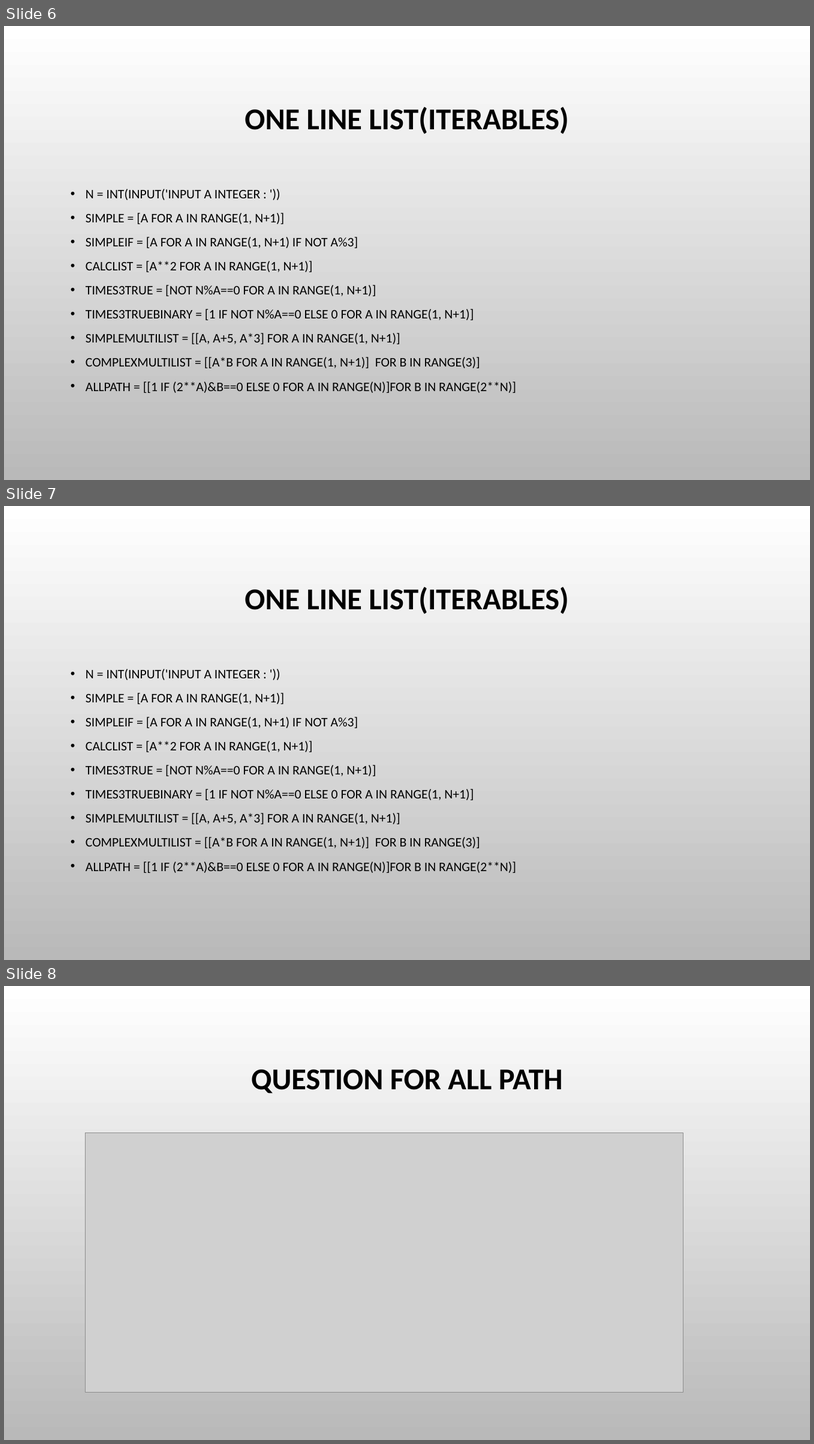
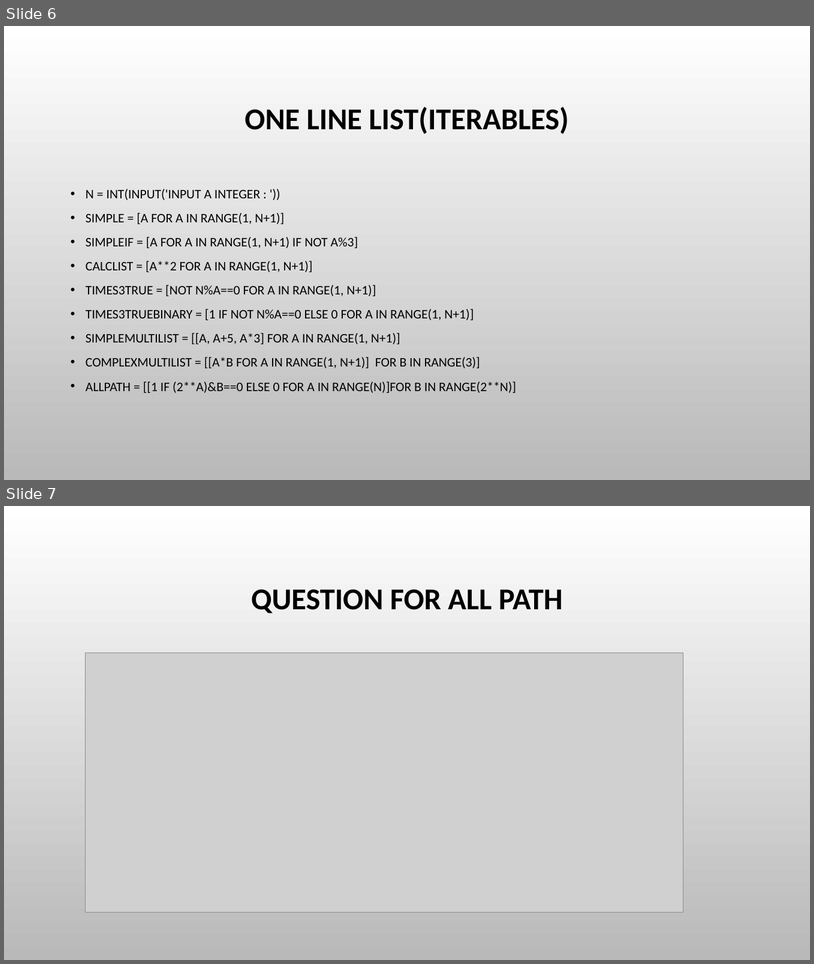
Before and after one commit to cute93/2020_sw_teacher, a slide deck: SW선도교원 연수.pptx. Shown one above the other, each under a label of ours: slides 6, 7 and 8 before the commit, slides 6 and 7 after it. The pictures are 814x1444 and 814x964 pixels, drawn with LibreOffice and Linux fonts; fonts in the diff are those of the drawing; grey boxes stand for pictures; background and template pictures are left out. Boxes give left, top, right and bottom in pixels: in the first picture for what was removed or moved away, otherwise in the second. Text is boxed around its words. In the diff, an @@ line names an element or a change of style, - is before the commit and + after.

```diff
--- a/SW선도교원 연수.pptx
+++ b/SW선도교원 연수.pptx
@@ slide 7 removed at (4,506,810,960), background picture (left out) @@
@@ title removed at (245,587,569,614) @@
-ONE LINE LIST(ITERABLES)
@@ text removed at (86,669,516,873) @@
-• N = INT(INPUT('INPUT A INTEGER : '))
-• SIMPLE = [A FOR A IN RANGE(1, N+1)]
-• SIMPLEIF = [A FOR A IN RANGE(1, N+1) IF NOT A%3]
-• CALCLIST = [A**2 FOR A IN RANGE(1, N+1)]
-• TIMES3TRUE = [NOT N%A==0 FOR A IN RANGE(1, N+1)]
-• TIMES3TRUEBINARY = [1 IF NOT N%A==0 ELSE 0 FOR A IN RANGE(1, N+1)]
-• SIMPLEMULTILIST = [[A, A+5, A*3] FOR A IN RANGE(1, N+1)]
-• COMPLEXMULTILIST = [[A*B FOR A IN RANGE(1, N+1)] FOR B IN RANGE(3)]
-• ALLPATH = [[1 IF (2**A)&B==0 ELSE 0 FOR A IN RANGE(N)]FOR B IN RANGE(2**N)]
@@ what was slide 8 is now slide 7 @@
```
Also in this commit, not shown: 5 slides added, 1 other slide removed, 4 other files.
